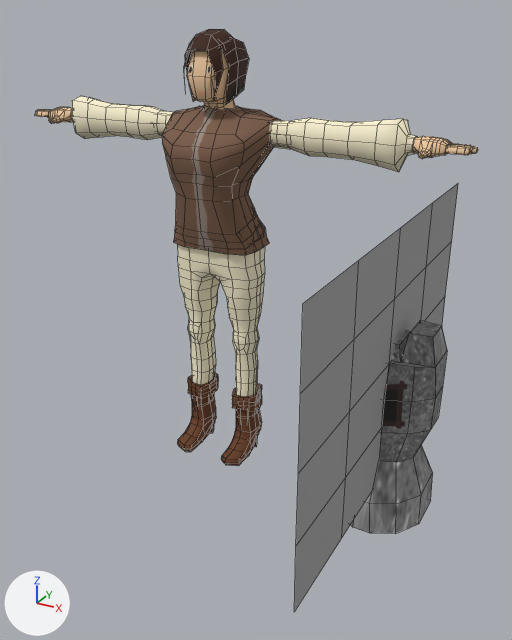
The FBX model Juego Mcv/Assets/Modelados/Player/Player.FBX: old version first, new version second.
Camera for both pictures: a camera (50 mm lens) standing at (3.71, -5.92, 4.56) and looking at (0.63, -0.32, 1.77). The lights are fixed; the arrows at lower left show +X, +Y and +Z. Mesh edges are drawn as thin lines. Where no turn or scale is listed for an object, it has been applied to the vertices.
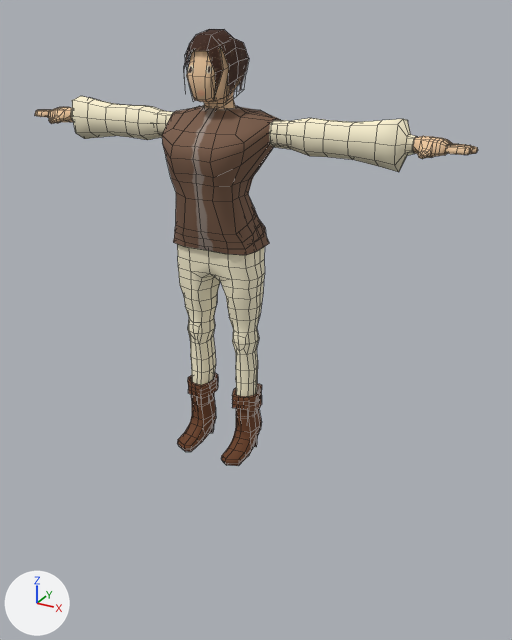
Edits to the bpy script that builds the scene:
```text
Remove ob_box001:
    ob_box001 = bpy.data.objects.new('Box001', me_mesh_001)
    ob_box001.location = (1.98, -0.14, 0.0)
Remove ob_plane001:
    ob_plane001 = bpy.data.objects.new('Plane001', me_mesh_002)
    ob_plane001.location = (2.04, -0.44, 1.68)
```

What differs and where, as boxes [x1, y1, x2, y2] in the pictures (512 x 640 px):
'Plane001', deleted: before [294, 184, 458, 611]
'Box001', deleted: before [351, 320, 447, 534]
